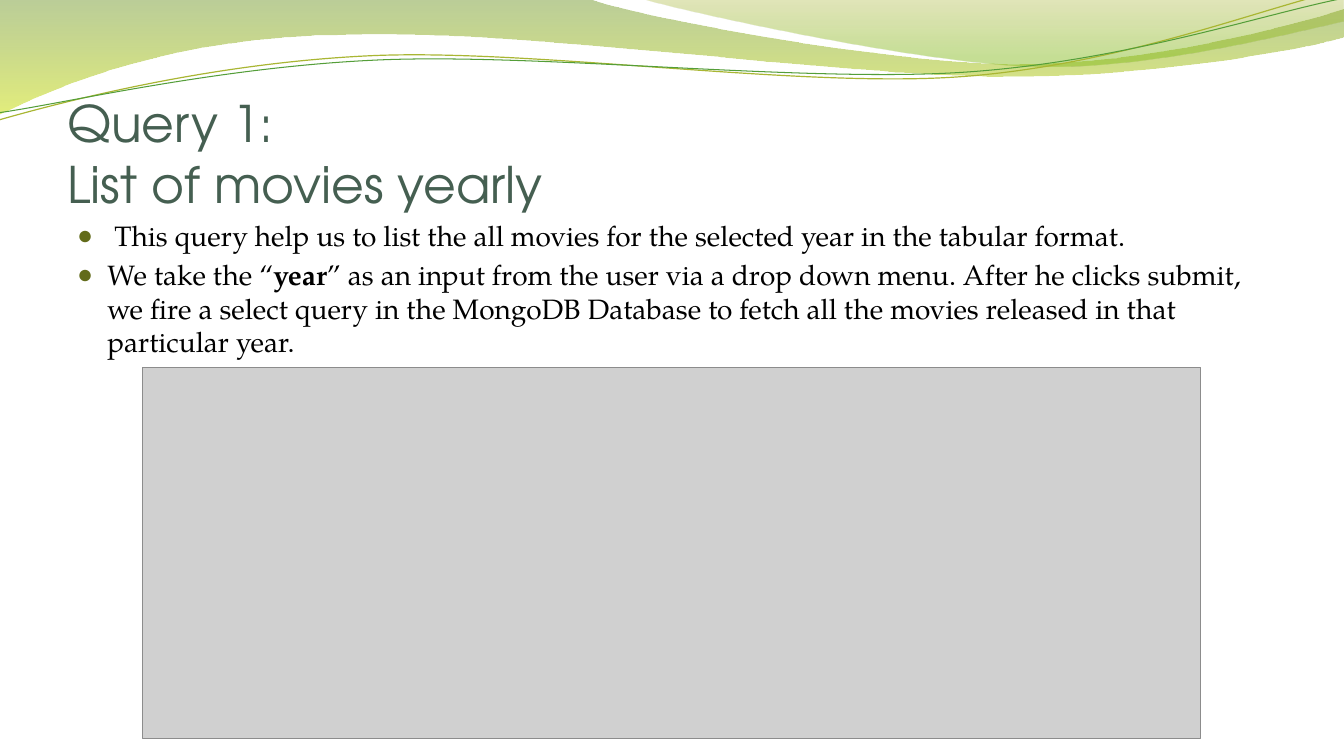
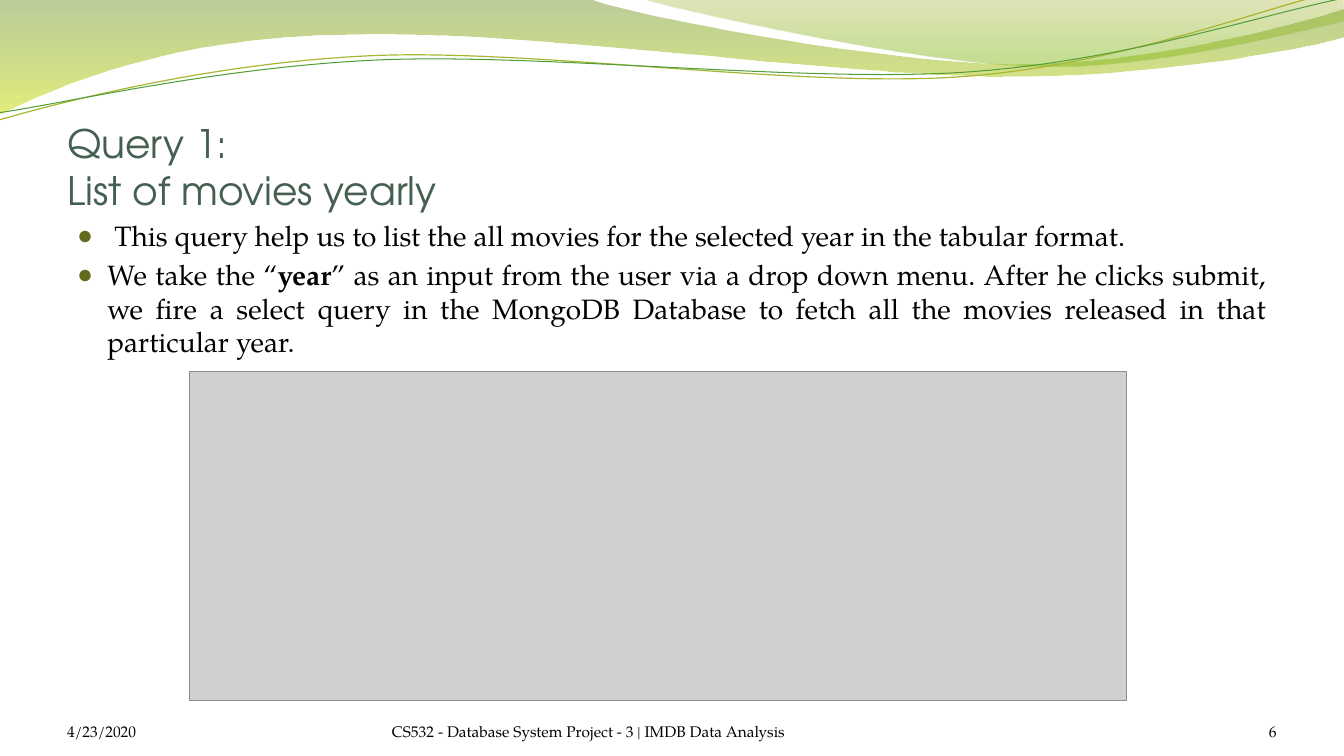
Before and after one commit to satrio-yudhoatmojo/CS532-Database-Systems-Spring-2020, a slide deck: slide 6 of Project-03/docs/saraf-yudhoatmojo_Presentation.pptx (slide 5 before the commit). Drawn at 1344x756 pixels with LibreOffice and Linux fonts; fonts in the diff are those of the drawing; grey boxes stand for pictures; background and template pictures are left out. Boxes give left, top, right and bottom in pixels: in the first picture for what was removed or moved away, otherwise in the second. Text is boxed around its words. In the diff, an @@ line names an element or a change of style, - is before the commit and + after.

```diff
--- a/Project-03/docs/saraf-yudhoatmojo_Presentation.pptx
+++ b/Project-03/docs/saraf-yudhoatmojo_Presentation.pptx
@@ title "Query 1: List of movies ..." at <box>67,128,437,213</box>: size 36 to 28 pt @@
@@ text "This query help us to ..." at <box>107,225,1266,360</box>: alignment left to justified @@
@@ picture: place and size @@
-picture at <box>143,367,1202,738</box>
+picture at <box>190,372,1127,701</box>
@@ text added at <box>67,726,136,740</box>, 11 pt, text #000000 @@
+4/23/2020
@@ text added at <box>392,726,785,742</box>, 11 pt, text #000000 @@
+CS532 - Database System Project - 3 | IMDB Data Analysis
@@ page number added at <box>1269,726,1277,738</box>, 11 pt, text #000000 @@
+6
```
Also in this commit, not shown: 3 other slides changed, 9 slides added, 3 slides removed.
